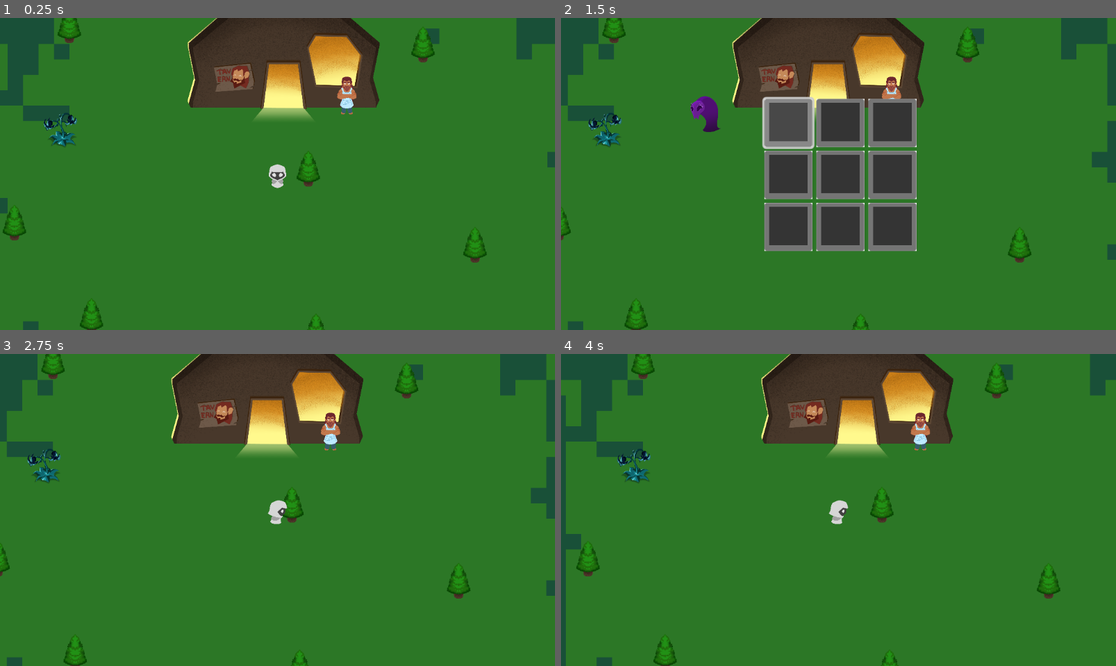
Above: before the commit, frames 1-4 (two rows, left to right).
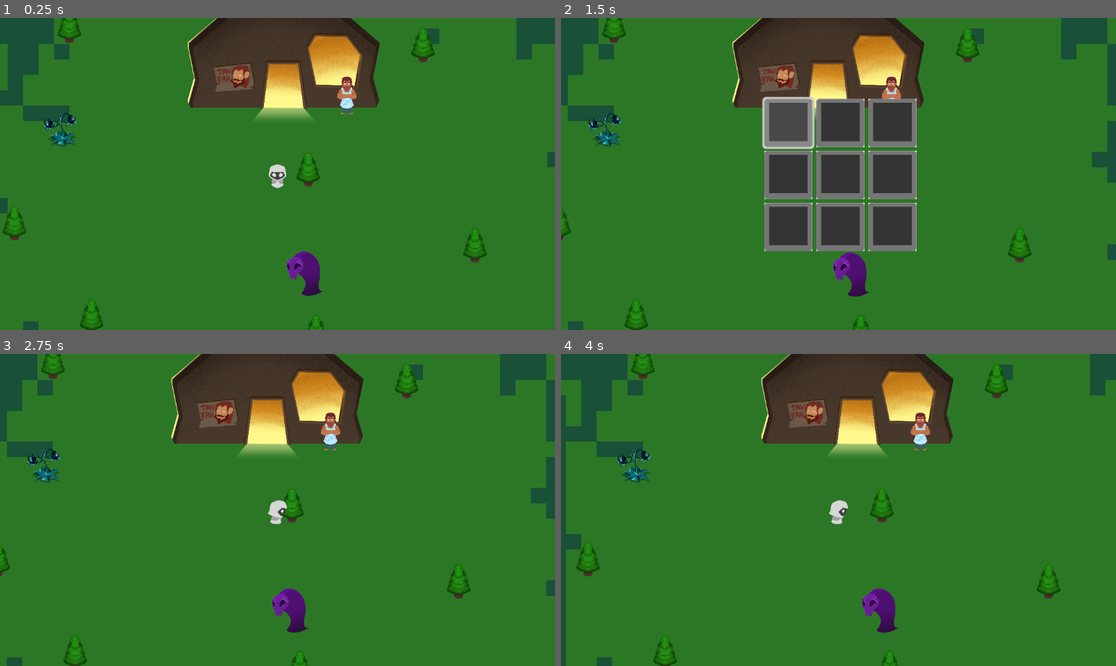
Above: after the commit, the same moments.

Repository: MeiZhen42/LightsEnd
Game: Godot game, scene res://scenes/outside.tscn
Two runs of this game, one before a commit and one after it. Both use one fixed random seed, a clock stepped at 60 frames per second and the inputs below. Sound files missing from this copy of the repository are replaced by a short silence.
Inputs (mouse positions are in pixels of both pictures, inside the frame that each line leads up to):
- Up to frame 1 (0.25 s): no input
- Up to frame 2 (1.5 s): tap Enter (ui_accept) at 0.5, 0.77, 0.8, 1.07 s; move the mouse to (960, 158) at 0.52 s; hold Right (ui_right) 0.53-1.25 s; hold Q (q) 0.53-1.25 s; click (788, 124) at 1.27 s
- Up to frame 3 (2.75 s): tap Enter (ui_accept) at 2, 2.1, 2.27, 2.57 s; move the mouse to (166, 525) at 2.02 s; hold Right (ui_right) from 2.03 s (still down); tap Q (q) at 2.3 s
- Up to frame 4 (4 s): move the mouse to (894, 441) at 2.77 s; release Right (ui_right) at 2.78 s; hold Left (ui_left) 2.78-3.53 s; hold Q (q) 2.78-3.53 s; tap Enter (ui_accept) at 3.05, 3.77 s; move the mouse to (810, 572) at 3.52 s; hold Right (ui_right) from 3.53 s (still down); tap Q (q) at 3.6 s

The runs differ from the first frame. In frame 1, 0.6% of the frame differs, in the area x 51-59%, y 74-90%; in frame 2, 1.0%, in the area x 23-56%, y 24-90%; in frame 3, 0.6%; in frame 4, 0.6%.

Commit message:
Add files via upload

Diff:
--- a/CurrentVersion/scenes/Enemy.tscn
+++ b/CurrentVersion/scenes/Enemy.tscn
@@ -1,33 +1,18 @@
-[gd_scene load_steps=5 format=3 uid="uid://dlqucysrgw23y"]
+[gd_scene load_steps=4 format=3 uid="uid://dwi36con8k2mh"]
 
-[ext_resource type="Script" path="res://scripts/enemy.gd" id="1_fd6w5"]
+[ext_resource type="Script" path="res://scripts/Enemy.gd" id="1_n7xbu"]
 [ext_resource type="Texture2D" uid="uid://dpexlej0rc4ye" path="res://characters/MinionGoober.png" id="2_s72h6"]
 
-[sub_resource type="CapsuleShape2D" id="CapsuleShape2D_qkp1a"]
-radius = 7.18866
-height = 14.3773
+[sub_resource type="RectangleShape2D" id="RectangleShape2D_e7w87"]
+size = Vector2(35, 46)
 
-[sub_resource type="RectangleShape2D" id="RectangleShape2D_3cjbo"]
-size = Vector2(25, 23)
+[node name="Enemy" type="CharacterBody2D"]
+script = ExtResource("1_n7xbu")
 
-[node name="Enemy" type="Node2D"]
-
-[node name="CharacterBody2D" type="CharacterBody2D" parent="."]
-script = ExtResource("1_fd6w5")
-
-[node name="Sprite2D" type="Sprite2D" parent="CharacterBody2D"]
-scale = Vector2(0.1, 0.1)
+[node name="Sprite2D" type="Sprite2D" parent="."]
+scale = Vector2(0.121482, 0.122991)
 texture = ExtResource("2_s72h6")
 
-[node name="CollisionShape2D" type="CollisionShape2D" parent="CharacterBody2D"]
-position = Vector2(-2, 2)
-scale = Vector2(-1.6693, -3.05064)
-shape = SubResource("CapsuleShape2D_qkp1a")
-
-[node name="AttackArea" type="Area2D" parent="."]
-
-[node name="CollisionShape2D" type="CollisionShape2D" parent="AttackArea"]
-position = Vector2(-10.5, 6.5)
-shape = SubResource("RectangleShape2D_3cjbo")
-
-[connection signal="body_entered" from="AttackArea" to="CharacterBody2D" method="_on_attack_area_body_entered"]
+[node name="CollisionShape2D" type="CollisionShape2D" parent="."]
+position = Vector2(-2.5, 0)
+shape = SubResource("RectangleShape2D_e7w87")
--- a/CurrentVersion/scenes/outside.tscn
+++ b/CurrentVersion/scenes/outside.tscn
@@ -20,7 +20,8 @@
 [ext_resource type="Texture2D" uid="uid://gw88ixbun1xd" path="res://objects/DarkTree.png" id="15_eouhm"]
 [ext_resource type="Script" path="res://scenes/loop.gd" id="18_mc8ml"]
 [ext_resource type="AudioStream" uid="uid://b151tv2g7l8qk" path="res://audio/Forest (Light's End Official Score).mp3" id="18_yguyn"]
-[ext_resource type="PackedScene" uid="uid://dlqucysrgw23y" path="res://scenes/Enemy.tscn" id="21_aqr7g"]
+[ext_resource type="PackedScene" uid="uid://dwi36con8k2mh" path="res://scenes/Enemy.tscn" id="21_aqr7g"]
+[ext_resource type="Script" path="res://scripts/RoamArea.gd" id="22_hot4k"]
 
 [sub_resource type="TileSetAtlasSource" id="TileSetAtlasSource_cggdc"]
 texture = ExtResource("1_tj65x")
@@ -119,11 +120,17 @@
 [sub_resource type="RectangleShape2D" id="RectangleShape2D_kbj3a"]
 size = Vector2(182, 30.5)
 
+[sub_resource type="RectangleShape2D" id="RectangleShape2D_4uura"]
+size = Vector2(601, 426)
+
 [node name="outside" type="TileMap"]
 y_sort_enabled = true
 tile_set = SubResource("TileSet_i4h4f")
 format = 2
 layer_0/tile_data = PackedInt32Array(786439, 0, 1, 786433, 0, 1, 917506, 0, 1, 983043, 0, 1, 1048580, 0, 1, 1114117, 0, …(226285 unchanged characters)…
+
+[node name="Enemy" parent="." instance=ExtResource("21_aqr7g")]
+position = Vector2(145, 316)
 
 [node name="Area2D" type="Area2D" parent="."]
 position = Vector2(120, 215)
@@ -317,10 +324,18 @@
 autoplay = true
 script = ExtResource("18_mc8ml")
 
-[node name="Enemy" parent="." instance=ExtResource("21_aqr7g")]
+[node name="RoamArea" type="Area2D" parent="." groups=["roam_areas"]]
+position = Vector2(129, 307)
+script = ExtResource("22_hot4k")
+
+[node name="CollisionShape2D" type="CollisionShape2D" parent="RoamArea" groups=["roam_areas"]]
+position = Vector2(-1.5, 0)
+shape = SubResource("RectangleShape2D_4uura")
 
 [connection signal="body_entered" from="Area2D" to="Area2D" method="_on_body_entered"]
 [connection signal="body_exited" from="Area2D" to="Area2D" method="_on_body_exited"]
 [connection signal="body_entered" from="outsideTavernDoor" to="outsideTavernDoor" method="_on_body_entered"]
 [connection signal="body_exited" from="outsideTavernDoor" to="outsideTavernDoor" method="_on_body_exited"]
 [connection signal="finished" from="AudioStreamPlayer" to="AudioStreamPlayer" method="_on_finished"]
+[connection signal="entered_roam_area" from="RoamArea" to="Enemy" method="_on_entered_roam_area"]
+[connection signal="exited_roam_area" from="RoamArea" to="Enemy" method="_on_exited_roam_area"]
Not shown: 1 places in CurrentVersion/scenes/outside.tscn that only renumber resources
